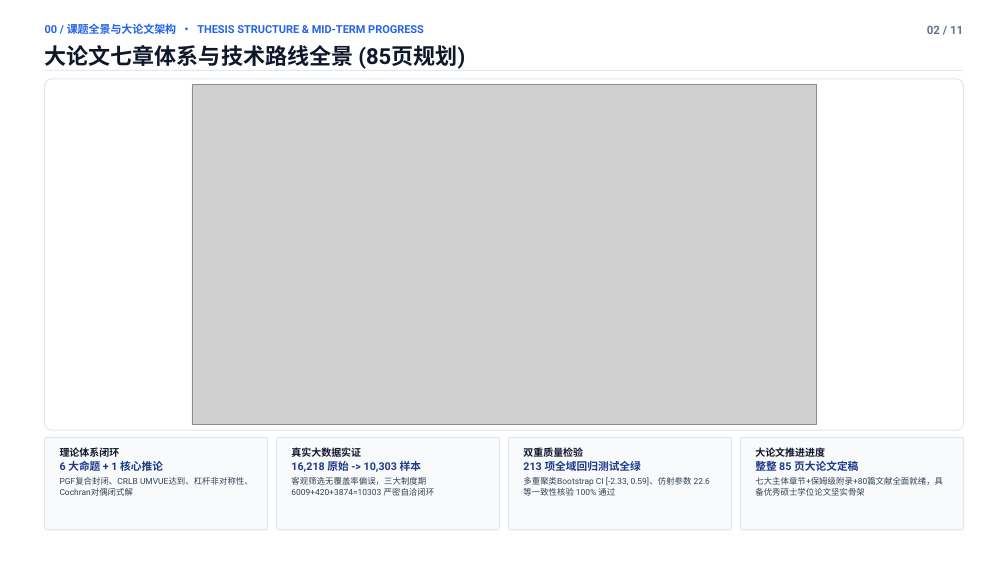
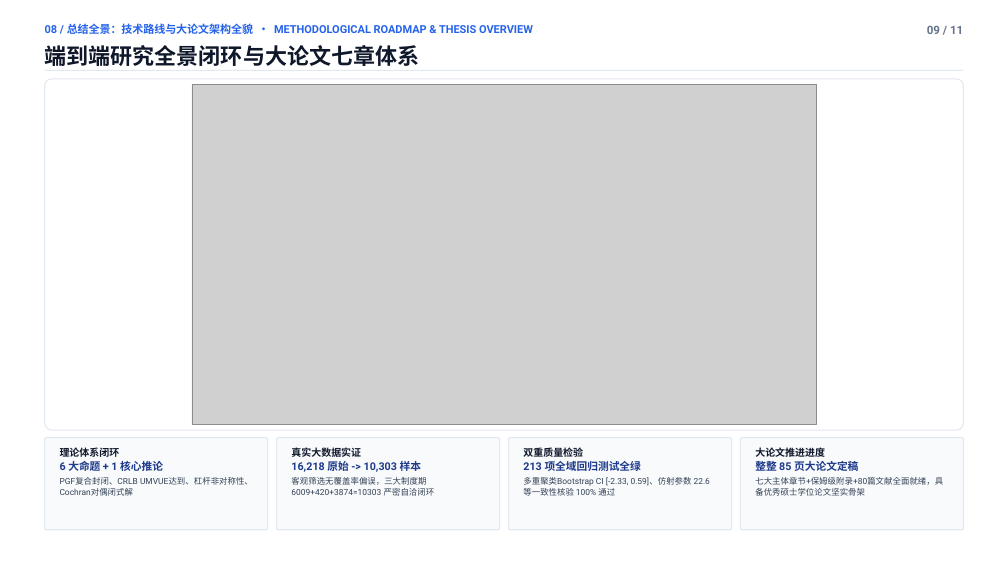
Before and after one commit to wangchi2068/case-count-inference-bottleneck, a slide deck: slide 9 of 学术答辩PPT_简约大气优化版.pptx (slide 2 before the commit). Drawn at 1008x567 pixels with LibreOffice and Linux fonts; fonts in the diff are those of the drawing; grey boxes stand for pictures. Boxes give left, top, right and bottom in pixels: in the first picture for what was removed or moved away, otherwise in the second. Text is boxed around its words. In the diff, an @@ line names an element or a change of style, - is before the commit and + after.

```diff
--- a/学术答辩PPT_简约大气优化版.pptx
+++ b/学术答辩PPT_简约大气优化版.pptx
@@ text at <box>45,23,533,34</box>: text changed @@
-00 / 课题全景与大论文架构 • THESIS STRUCTURE & MID-TERM PROGRESS
+08 / 总结全景：技术路线与大论文架构全貌 • METHODOLOGICAL ROADMAP & THESIS OVERVIEW
@@ text at <box>45,45,420,66</box>: text changed @@
-大论文七章体系与技术路线全景 (85页规划)
+端到端研究全景闭环与大论文七章体系
```
Also in this commit, not shown: 8 other slides changed, 2 other files.
